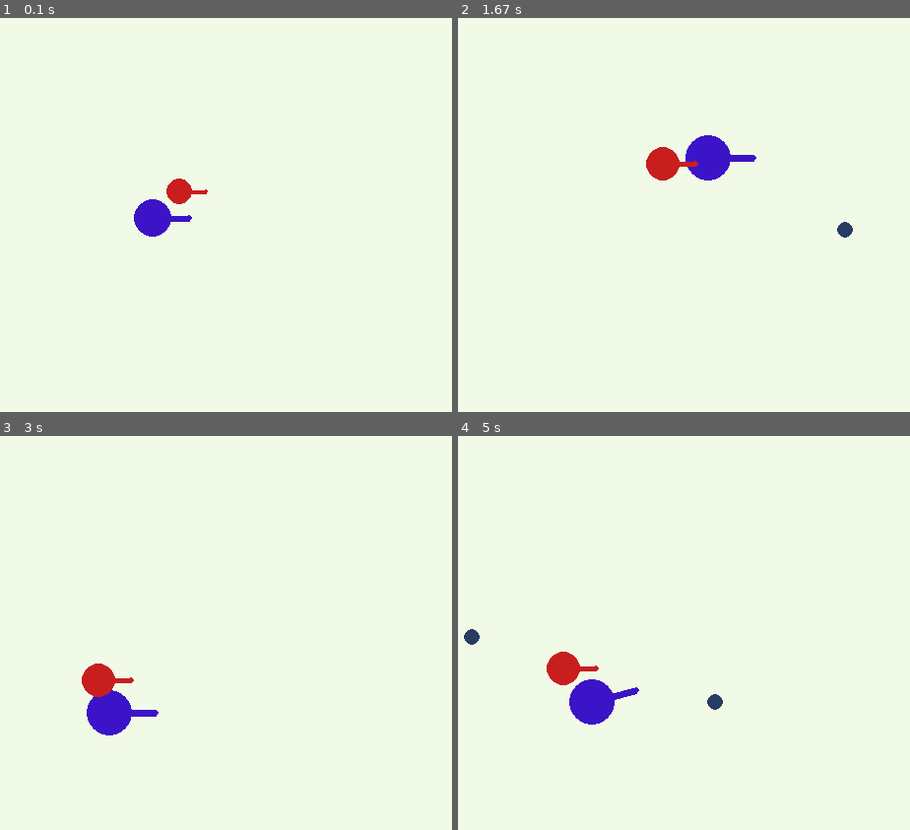
Above: before the commit, frames 1-4 (two rows, left to right).
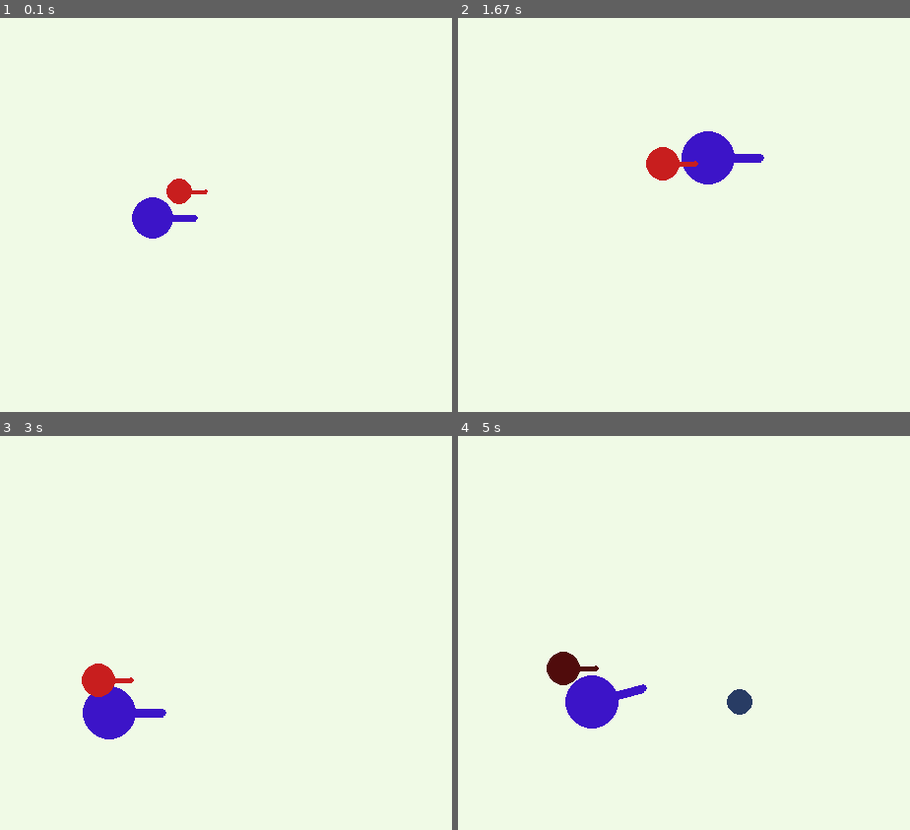
Above: after the commit, the same moments.

Repository: des54321/Battle-Game
Game: pygame game, started from battle2.py
Same seed, same stepped clock (60 frames per second), same inputs: the game is played once before the commit and once after it.
Inputs:
- Up to frame 1 (0.1 s): no input
- Up to frame 2 (1.67 s): tap Space at 0.33, 0.73, 1.03, 1.23, 1.57 s; hold Right 0.67-1.13 s; hold D 0.67-1.13 s; tap C at 0.82 s; hold Up 1.17-1.47 s; hold W 1.17-1.47 s; tap V at 1.32 s; hold Right from 1.5 s (still down); hold D from 1.5 s (still down)
- Up to frame 3 (3 s): tap Space at 1.87, 2.07, 2.37, 2.63, 2.97 s; release Right at 1.97 s; release D at 1.97 s; hold Left 2-2.53 s; hold A 2-2.53 s; tap C at 2.15 s; hold Down 2.57-2.87 s; hold S 2.57-2.87 s; tap V at 2.72 s; hold Left from 2.9 s (still down); hold A from 2.9 s (still down)
- Up to frame 4 (5 s): tap Space at 3.27, 3.4, 3.8, 4.1, 4.47, 4.87 s; release Left at 3.3 s; release A at 3.3 s; hold Up 3.33-3.7 s; hold W 3.33-3.7 s; tap C at 3.48, 4.95 s; hold Right 3.73-4.37 s; hold D 3.73-4.37 s; tap V at 3.88 s; hold Down 4.4-4.77 s; hold S 4.4-4.77 s; hold Left from 4.8 s (still down); hold A from 4.8 s (still down)

The runs differ from the first frame. In frame 1, 0.2% of the frame differs, in the area x 29-44%, y 45-56%; in frame 2, 0.5%; in frame 3, 0.3%; in frame 4, 1.4%, in the area x 1-66%, y 49-75%.

Commit message:
border and specials start

Diff:
--- a/battle2.py
+++ b/battle2.py
@@ -17,8 +17,8 @@
 # Teams = (Name, Deaths, Kills, Players)
 teams = [['Bannanas',0,0,[0]],['Apples',0,0,[1,2]]]
 
-#up,right,down,left,fire,aim1,aim2
-controls = ((pg.K_w,pg.K_d,pg.K_s,pg.K_a,pg.K_SPACE,pg.K_c,pg.K_v),(pg.K_UP,pg.K_RIGHT,pg.K_DOWN,pg.K_LEFT,pg.K_COMMA,pg.K_n,pg.K_m),(pg.K_i,pg.K_l,pg.K_k,pg.K_j,pg.K_LEFTBRACKET,pg.K_o,pg.K_p))
+#up,right,down,left,fire,aim1,aim2, special
+controls = ((pg.K_w,pg.K_d,pg.K_s,pg.K_a,pg.K_SPACE,pg.K_c,pg.K_v,pg.K_f),(pg.K_UP,pg.K_RIGHT,pg.K_DOWN,pg.K_LEFT,pg.K_COMMA,pg.K_n,pg.K_m,pg.K_RSHIFT),(pg.K_i,pg.K_l,pg.K_k,pg.K_j,pg.K_LEFTBRACKET,pg.K_o,pg.K_p,pg.K_u))
 
 def closest_player(pos,not_included = 0,is_max = False):
     distances = []
@@ -154,11 +154,8 @@
         draw_circle([self.x,self.y],self.bullet_type.size,self.bullet_type.color)
 
 
-
-
-
 class Group:
-    def __init__(self,size,max_health,move_speed,drift,reload_time,color,bullet_type) -> None:
+    def __init__(self,size,max_health,move_speed,drift,reload_time,color,bullet_type,special_cooldown) -> None:
         self.size = size
         self.max_health = max_health
         self.move_speed = move_speed
@@ -166,6 +163,10 @@
         self.reload_time = reload_time
         self.color = color
         self.fires = bullet_type
+        self.special_cooldown = special_cooldown
+    def use_special(self,player) -> None:
+        if self == shotgun:
+            pass
 
 
 
@@ -183,6 +184,7 @@
         self.barrel = Vector2()
         self.barrel.from_polar((self.type.size*2,0))
         self.timer = 0
+        self.cool_down = self.type.special_cooldown
     def move(self) -> None:
         if key_down(controls[self.movement][0]):
             self.vel.y += self.type.move_speed
@@ -212,6 +214,8 @@
         self.vel.y *= self.type.drift
         if self.timer != 0:
             self.timer -= 1
+        if self.cool_down != 0:
+            self.cool_down -= 1
     def draw(self) -> None:
         draw_circle([self.x,self.y],self.type.size,[i * (self.health/self.type.max_health) for i in self.type.color])
         draw_line([self.x,self.y],[self.x+self.barrel.x,self.y+self.barrel.y],self.type.size//3,[i * (self.health/self.type.max_health) for i in self.type.color])
@@ -221,24 +225,28 @@
             self.x = cam_x
             self.y = cam_y
             self.health = self.type.max_health
-
+    def use_special(self) -> None:
+        if key_down(controls[self.movement][7]):
+            if self.cool_down == 0:
+                self.cool_down = self.type.special_cooldown
+                self.type.use_special(self)
 
 
 
 
 #Bullet Types
 normal_bullet = BulletGroup(10,1,0,10,12,(40,200,40),0.4,240)
-large_bullet = BulletGroup(30,1,0,8,12,(40,60,100),0.1,300)
+large_bullet = BulletGroup(30,1,0,12,20,(40,60,100),0.1,300)
 homing_bullet = BulletGroup(3,1,0,20,10,(20,120,100),0.7,100)
 bullet_spread = BulletGroup(4,10,4,10,8,(150,150,150),0,180)
 mine = BulletGroup(100,1,0,0,100,(240,50,50),0,1000)
 
 #Player Characters
-shotgun = Group(30,60,6,0.4,50,(240,240,40),bullet_spread)
-average_char = Group(25,50,3,0.7,30,(200,30,30),normal_bullet)
-tank = Group(35,100,4,0.7,80,(60,20,200),large_bullet)
-destroyer = Group(20,10,3,0.8,6,(60,255,30),homing_bullet)
-mine_layer = Group(40,110,2,0.6,100,(255,128,20),mine)
+shotgun = Group(30,60,6,0.4,50,(240,240,40),bullet_spread,1200)
+average_char = Group(25,50,3,0.7,30,(200,30,30),normal_bullet,1200)
+tank = Group(40,100,4,0.7,80,(60,20,200),large_bullet,1200)
+destroyer = Group(20,10,3,0.8,6,(60,255,30),homing_bullet,1200)
+mine_layer = Group(40,110,2,0.6,100,(255,128,20),mine,1200)
 
 
 players.append(Player(tank,'Bannanas',0,0,0))
@@ -246,15 +254,12 @@
 players.append(Player(average_char,'Apples',50,50,1))
 
 
-fps = 60
-fps_clock = pg.time.Clock()
-running = True
-while running:
+
+
+def game_tick():
     for event in pg.event.get():
         if event.type == pg.QUIT:
             running = False
-
-
     move_players()
     screen.fill((0,0,0))
     draw_circle((0,0),boundary_size,backdrop)
@@ -268,4 +273,12 @@
     player_respawn()
     pg.display.update()
     fps_clock.tick(fps)
+
+
+
+fps = 60
+fps_clock = pg.time.Clock()
+running = True
+while running:
+    game_tick()
 pg.quit()
Empty file removed: file.py
